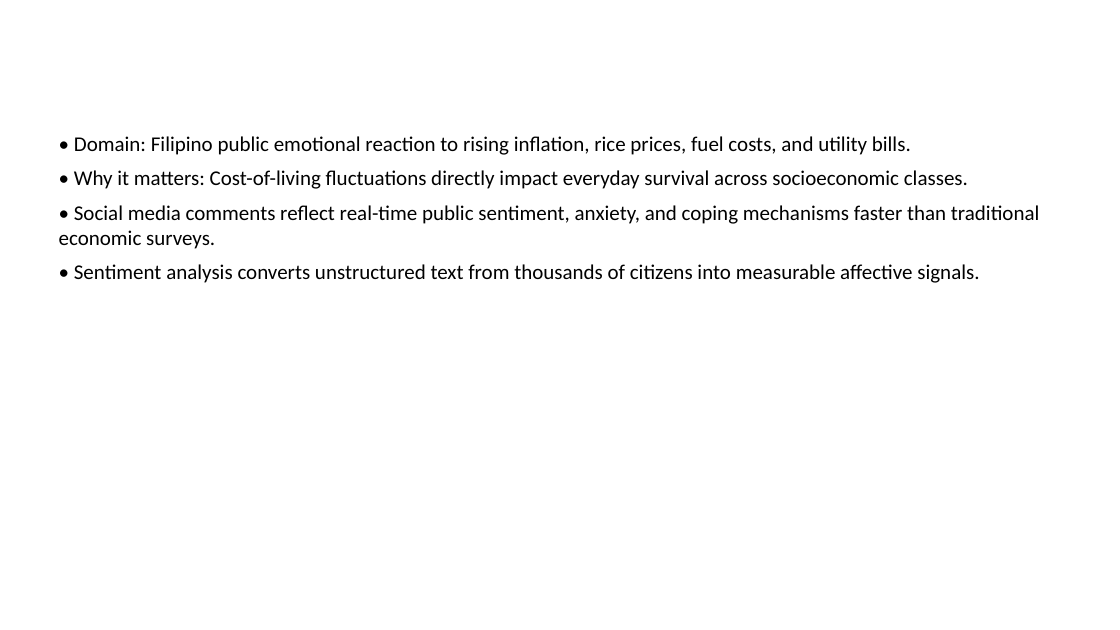
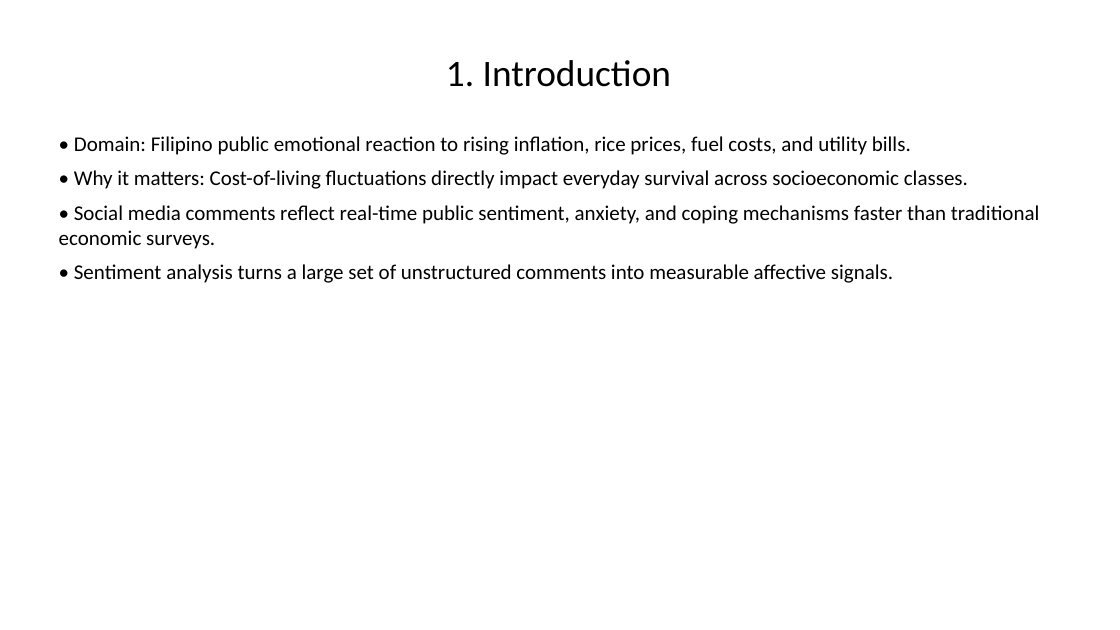
Before and after one commit to msallsundaee/Sentiment-Analysis, a slide deck: slide 2 of results/Sentiment_Analysis_Inflation.pptx. Drawn at 1120x630 pixels with LibreOffice and Linux fonts; fonts in the diff are those of the drawing. Boxes give left, top, right and bottom in pixels: in the first picture for what was removed or moved away, otherwise in the second. Text is boxed around its words. In the diff, an @@ line names an element or a change of style, - is before the commit and + after.

```diff
--- a/results/Sentiment_Analysis_Inflation.pptx
+++ b/results/Sentiment_Analysis_Inflation.pptx
@@ title added at <box>446,60,671,87</box>, 32 pt, text #000000 @@
+1. Introduction
@@ text at <box>74,264,893,283</box>: text changed @@
-• Sentiment analysis converts unstructured text from thousands of citizens into measurable affective signals.
+• Sentiment analysis turns a large set of unstructured comments into measurable affective signals.
```
Also in this commit, not shown: 10 other slides changed, 12 other files.
